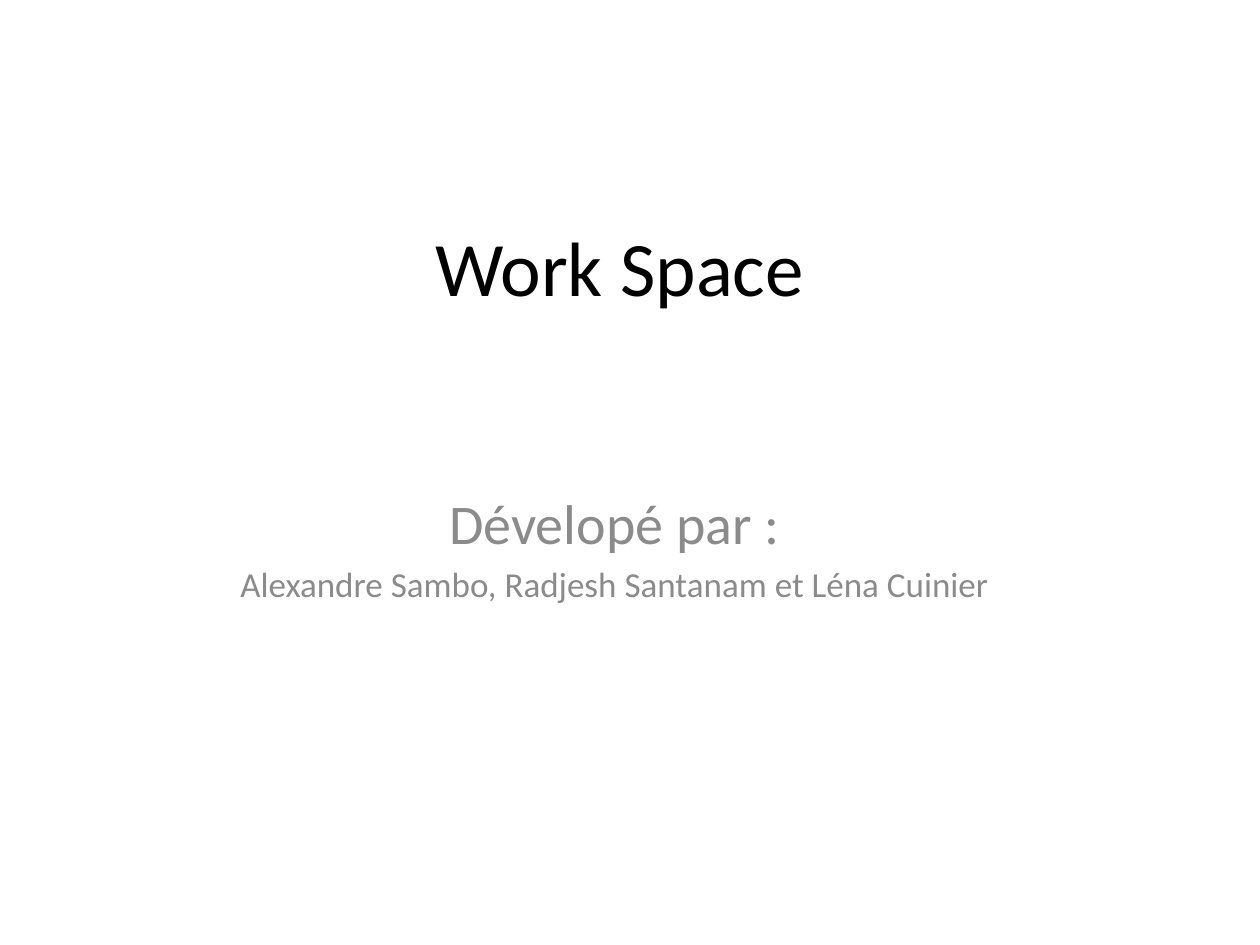
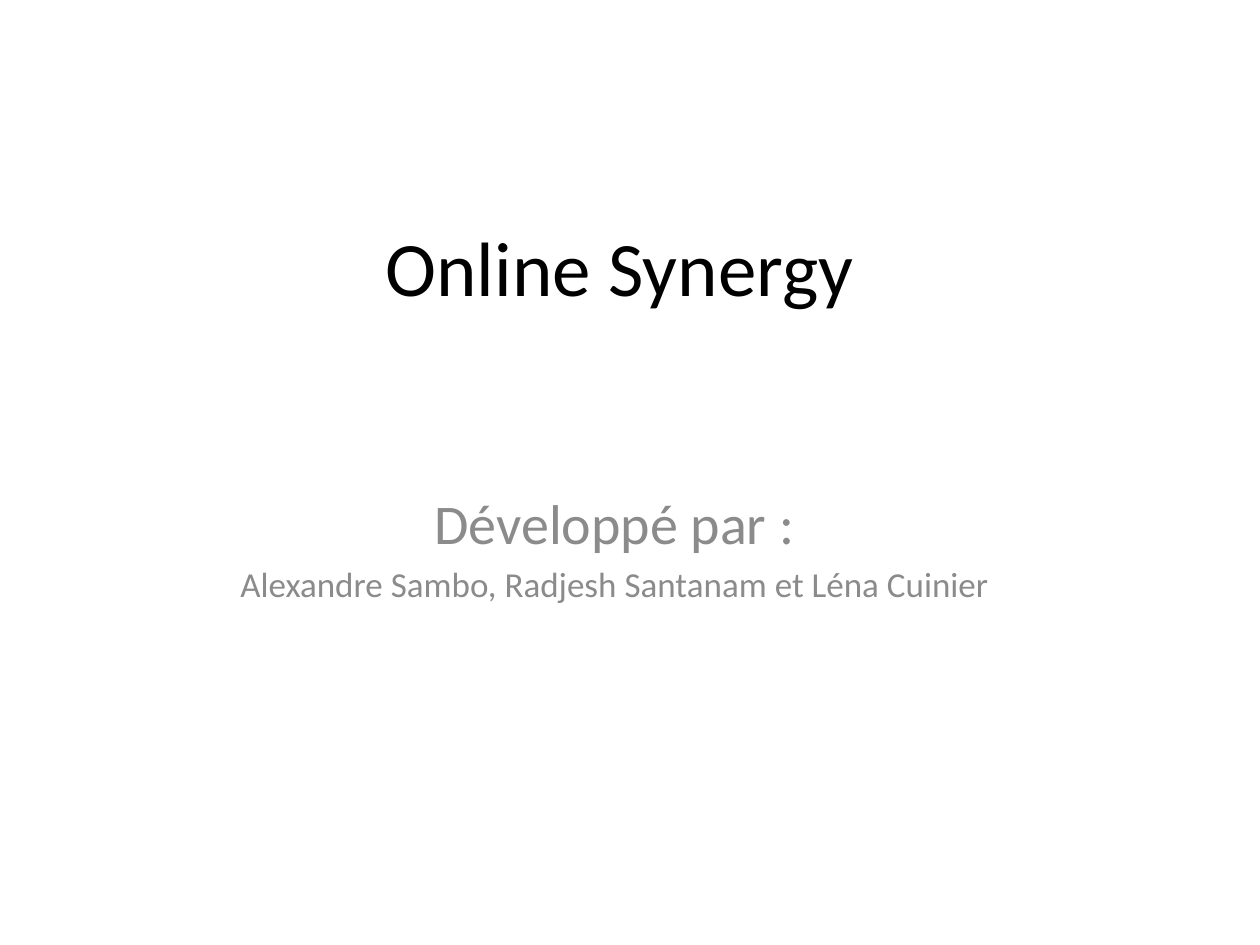
Before and after one commit to CuinierLena/OnlineSynergy, a slide deck: slide 1 of Présentation/Présentation.pptx. Drawn at 1260x945 pixels with LibreOffice and Linux fonts; fonts in the diff are those of the drawing; background and template pictures are left out. Boxes give left, top, right and bottom in pixels: in the first picture for what was removed or moved away, otherwise in the second. Text is boxed around its words. In the diff, an @@ line names an element or a change of style, - is before the commit and + after.

```diff
--- a/Présentation/Présentation.pptx
+++ b/Présentation/Présentation.pptx
@@ title at [386, 242, 853, 310]: text changed @@
-Work Space
+Online Synergy
@@ subtitle at [434, 505, 767, 553]: text changed @@
-Dévelopé par :
+Développé par :
```
Also in this commit, not shown: 7 other slides changed.
